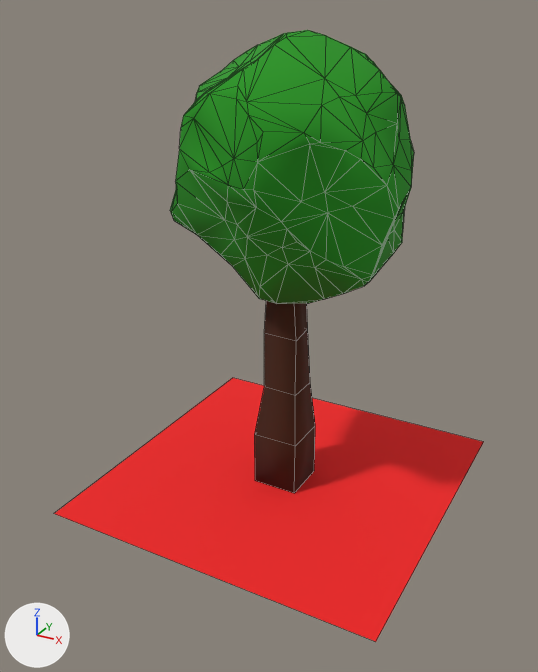
What one commit did to the OBJ model Content/tree1.obj.
Both versions are drawn from a 50 mm lens placed at (6.84, -13.24, 10.12), pointed at (-0.11, -0.6, 3.8). The axes (+X, +Y, +Z) are drawn at lower left. The lights are the same throughout. Mesh edges are drawn as thin lines. Where no turn or scale is listed for an object, it has been applied to the vertices.

Names of what the first picture shows: 'tree1'.
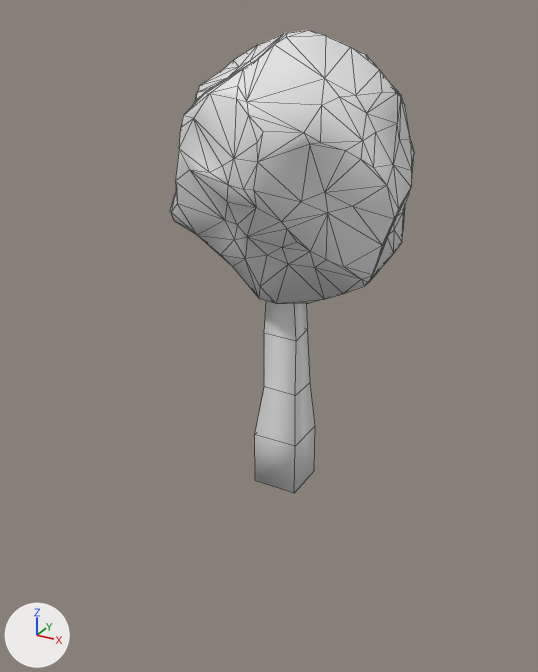
What changed in the scene script:
```text
Change me_tree1:
    used by ob_tree1; location = (0.0, 0.0, 0.0)
    remove me_tree1.from_pydata(...)  # 284 vertices, 531 faces; spans x -3.75..3.75, y -3.75..3.75, z 0.0..9.77
    add me_tree1.from_pydata(...)  # 280 vertices, 530 faces; spans x -2.34..2.54, y -2.42..2.78, z 0.0..9.77
    me_tree1 part 1: the loose piece of 4 vertices spanning x -3.75..3.75, y -3.75..3.75, z 0.0 is deleted
    me_tree1 part 2: 530 faces spanning x -2.34..2.54, y -2.42..2.78, z 0.0..9.77 switch from mat_defaultmaterial (picture img_tree1_color_png) to no material
```

Boxes [x1, y1, x2, y2] around the edits, measured in the pictures (538 x 672 px):
'tree1', reshaped (43% narrower, 24% shorter): before [54, 30, 483, 642]; after [170, 30, 414, 493]
part 1 of me_tree1, deleted (red): before [54, 378, 483, 642]
part 2 of me_tree1, recoloured (green to grey): [170, 30, 414, 493] in both
